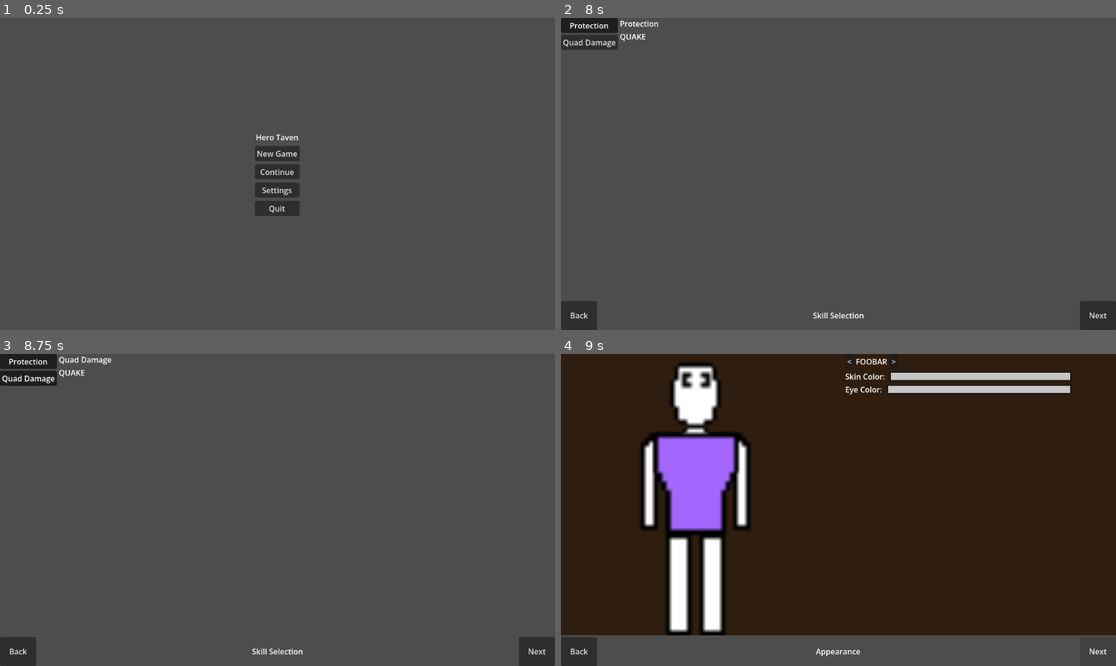
Above: before the commit, frames 1-4 (two rows, left to right).
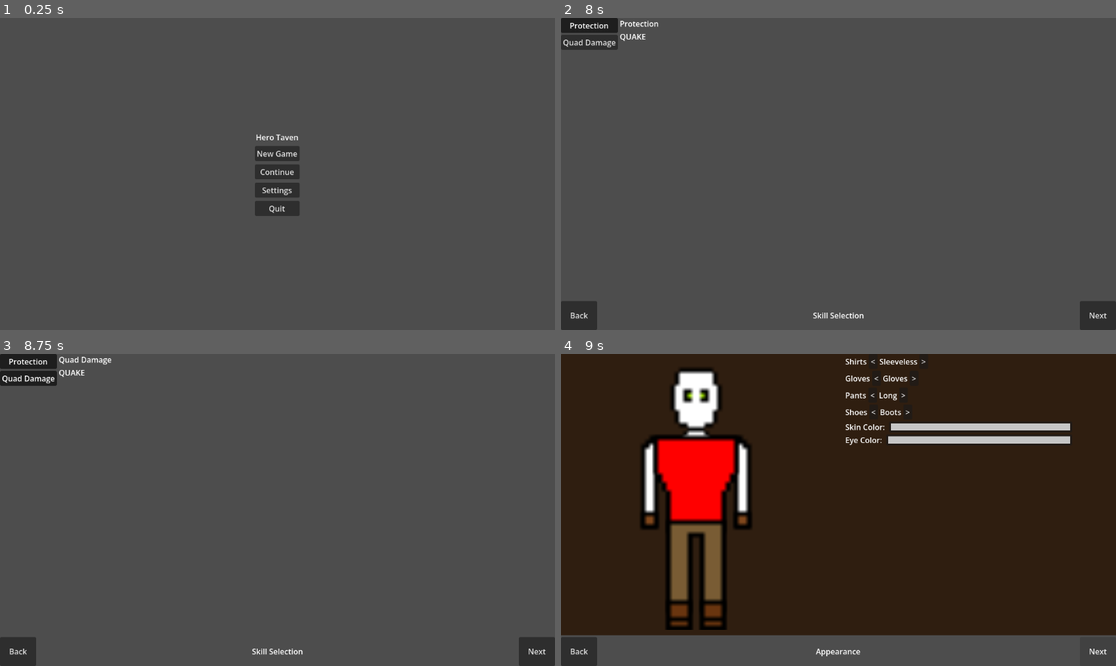
Above: after the commit, the same moments.

Repository: brysonomicon/HeroTavern
Game: Godot game, scene res://scenes/game.tscn
The game is run twice, just before and just after one commit, with the same random seed, the same clock (stepped at 60 frames per second) and the same inputs.
Inputs:
- Up to frame 1 (0.25 s): no input
- Up to frame 2 (8 s): click "New Game" at 0.5 s; click "Warrior" at 1.25 s; click "Next" at 2 s; click "Roll" at 2.75 s; click "Next" at 3.5 s; click "Protection" at 4.25 s; click "Quad Damage" at 5 s; click "Protection" at 5.75 s; click "Quad Damage" at 6.5 s; click "Protection" at 7.25 s
- Up to frame 3 (8.75 s): click "Quad Damage" at 8 s
- Up to frame 4 (9 s): click "Next" at 8.75 s

Frames 1-3 are identical in both runs. In frame 4, 12% of the frame differs, in the area x 14-92%, y 1-91%.
Error before the commit: Parse Error: Could not find type "CharacterSlot" in the current scope. (res://scenes/character_creator/appearance/character_texture_box.gd:29)

Commit message:
Update appearance scene to include all character parts

Diff:
--- a/scenes/character_creator/appearance/appearance.tscn
+++ b/scenes/character_creator/appearance/appearance.tscn
@@ -15,7 +15,7 @@
 preview = NodePath("HBoxContainer/CharacterPreviewMargin/CharacterPreview")
 skin_color_button = NodePath("HBoxContainer/SettingsMargin/Settings/SkinColorContainer/SkinColorButton")
 eye_color_button = NodePath("HBoxContainer/SettingsMargin/Settings/EyeColorContainer/EyeColorButton")
-selectors = [NodePath("HBoxContainer/SettingsMargin/Settings/ShirtSelector")]
+selectors = [null]
 metadata/_edit_use_anchors_ = true
 
 [node name="Background" type="ColorRect" parent="." unique_id=1119109850]
@@ -44,9 +44,15 @@
 layout_mode = 2
 size_flags_horizontal = 3
 
-[node name="CharacterPreview" parent="HBoxContainer/CharacterPreviewMargin" unique_id=730120283 instance=ExtResource("2_tidsw")]
+[node name="CharacterPreview" parent="HBoxContainer/CharacterPreviewMargin" unique_id=730120283 node_paths=PackedStringArray("parts") instance=ExtResource("2_tidsw")]
 layout_mode = 2
-size_flags_vertical = 3
+parts = {
+0: NodePath("eyes"),
+1: NodePath("gloves"),
+2: NodePath("pants"),
+3: NodePath("shirt"),
+4: NodePath("shoes")
+}
 
 [node name="SettingsMargin" type="MarginContainer" parent="HBoxContainer" unique_id=164996347]
 layout_mode = 2
@@ -56,10 +62,33 @@
 [node name="Settings" type="VBoxContainer" parent="HBoxContainer/SettingsMargin" unique_id=1862384656]
 layout_mode = 2
 
-[node name="ShirtSelector" parent="HBoxContainer/SettingsMargin/Settings" unique_id=498084214 instance=ExtResource("3_pq8ds")]
+[node name="ShirtSelector" parent="HBoxContainer/SettingsMargin/Settings" unique_id=1656794628 instance=ExtResource("3_pq8ds")]
 layout_mode = 2
 size_flags_horizontal = 0
 size_flags_vertical = 4
+directory = "res://components/characterParts/shirts/default"
+slot = 3
+
+[node name="GloveSelector" parent="HBoxContainer/SettingsMargin/Settings" unique_id=77263202 instance=ExtResource("3_pq8ds")]
+layout_mode = 2
+size_flags_horizontal = 0
+size_flags_vertical = 4
+directory = "res://components/characterParts/gloves/default"
+slot = 1
+
+[node name="PantsSelector" parent="HBoxContainer/SettingsMargin/Settings" unique_id=204144592 instance=ExtResource("3_pq8ds")]
+layout_mode = 2
+size_flags_horizontal = 0
+size_flags_vertical = 4
+directory = "res://components/characterParts/pants/default"
+slot = 2
+
+[node name="ShoeSelector" parent="HBoxContainer/SettingsMargin/Settings" unique_id=2144819055 instance=ExtResource("3_pq8ds")]
+layout_mode = 2
+size_flags_horizontal = 0
+size_flags_vertical = 4
+directory = "res://components/characterParts/shoes/default"
+slot = 4
 
 [node name="SkinColorContainer" type="HBoxContainer" parent="HBoxContainer/SettingsMargin/Settings" unique_id=1821524123]
 layout_mode = 2
@@ -89,6 +118,9 @@
 color = Color(0.7750634, 0.7750634, 0.7750634, 1)
 edit_alpha = false
 
-[connection signal="part_selected" from="HBoxContainer/SettingsMargin/Settings/ShirtSelector" to="HBoxContainer/CharacterPreviewMargin/CharacterPreview" method="_on_horizonal_selector_part_selected"]
+[connection signal="part_selected" from="HBoxContainer/SettingsMargin/Settings/ShirtSelector" to="HBoxContainer/CharacterPreviewMargin/CharacterPreview" method="_apply_part"]
+[connection signal="part_selected" from="HBoxContainer/SettingsMargin/Settings/GloveSelector" to="HBoxContainer/CharacterPreviewMargin/CharacterPreview" method="_apply_part"]
+[connection signal="part_selected" from="HBoxContainer/SettingsMargin/Settings/PantsSelector" to="HBoxContainer/CharacterPreviewMargin/CharacterPreview" method="_apply_part"]
+[connection signal="part_selected" from="HBoxContainer/SettingsMargin/Settings/ShoeSelector" to="HBoxContainer/CharacterPreviewMargin/CharacterPreview" method="_apply_part"]
 [connection signal="color_changed" from="HBoxContainer/SettingsMargin/Settings/SkinColorContainer/SkinColorButton" to="HBoxContainer/CharacterPreviewMargin/CharacterPreview" method="_on_skin_color_button_color_changed"]
 [connection signal="color_changed" from="HBoxContainer/SettingsMargin/Settings/EyeColorContainer/EyeColorButton" to="HBoxContainer/CharacterPreviewMargin/CharacterPreview" method="_on_eye_color_button_color_changed"]
--- a/scenes/character_creator/appearance/character_texture_box.gd
+++ b/scenes/character_creator/appearance/character_texture_box.gd
@@ -1,9 +1,10 @@
 class_name CharacterTextureBox
-extends TextureRect
+extends AspectRatioContainer
 
 @export var body: TextureRect
 @export var eyes: TextureRect
-@export var shirt: TextureRect
+
+@export var parts: Dictionary[Character.Slot, TextureRect]
 
 ## auto generated by connecting in the editor
 func _on_skin_color_button_color_changed(color: Color) -> void:
@@ -12,38 +13,19 @@
 func _on_eye_color_button_color_changed(color: Color) -> void:
 	eyes.self_modulate = color
 
-func _on_horizonal_selector_part_selected(part: CharacterPart) -> void:
-	if part == null:
-		return
-	var slot_node: TextureRect = _node_for(part.slot)
-	if slot_node == null:
-		return
+func display(character: Character) -> void:
+	body.self_modulate = character.skin_color
+	eyes.self_modulate = character.eye_color
+	for part in character.parts:
+		_apply_part(character.parts[part])
+
+func _apply_part(part: CharacterPart) -> void:
+	assert(part != null)
+	var slot_node: TextureRect = parts.get(part.slot)
+	assert(slot_node != null)
 	if part.texture == null:
 		slot_node.visible = false
 	else:
 		slot_node.visible = true
 		slot_node.texture = part.texture
 		slot_node.self_modulate = part.defaultColor
-
-## need to add part slots as they are created here
-func _node_for(slot: CharacterSlot.Slot) -> TextureRect:
-	match slot:
-		CharacterSlot.Slot.SHIRTS: return shirt
-		_: return null
-
-func display(character: Character) -> void:
-	body.self_modulate = character.skin_color
-	eyes.self_modulate = character.eye_color
-	for part in character.parts:
-		_apply_part(part)
-
-func _apply_part(part: CharacterPart) -> void:
-	if part == null:
-		return
-	var slot_node: TextureRect = _node_for(part.slot)
-	if slot_node == null:
-		slot_node.visible = false
-	else:
-		slot_node.visible = true
-		slot_node.texture = part.texture
-		slot_node.self_modulate = part.defaultColor
--- a/scenes/character_creator/appearance/character_texture_box.tscn
+++ b/scenes/character_creator/appearance/character_texture_box.tscn
@@ -4,43 +4,62 @@
 [ext_resource type="Texture2D" uid="uid://g737vqwh760p" path="res://assets/sprites/default/characterBase.png" id="2_en26s"]
 [ext_resource type="Texture2D" uid="uid://2y55s4iiq4vi" path="res://assets/sprites/default/eyes/Eyes.png" id="3_0vwoa"]
 [ext_resource type="Texture2D" uid="uid://du5hcxbxx42dc" path="res://assets/sprites/default/shirts/Sleeveless.png" id="4_oajq5"]
+[ext_resource type="Texture2D" uid="uid://cqhd3lhnj824b" path="res://assets/sprites/default/gloves/Gloves.png" id="5_oajq5"]
+[ext_resource type="Texture2D" uid="uid://rrvqr8wa8crl" path="res://assets/sprites/default/pants/Shorts.png" id="6_ha8u3"]
+[ext_resource type="Texture2D" uid="uid://jjfkfnyvqky7" path="res://assets/sprites/default/shoes/Boots.png" id="7_mge7j"]
 
-[node name="CharacterTextureBox" type="TextureRect" unique_id=730120283 node_paths=PackedStringArray("body", "eyes", "shirt")]
-stretch_mode = 5
+[node name="CharacterTextureBox" type="AspectRatioContainer" unique_id=407809347 node_paths=PackedStringArray("body", "eyes", "parts")]
+anchors_preset = 15
+anchor_right = 1.0
+anchor_bottom = 1.0
+offset_right = -736.0
+offset_bottom = -536.0
+grow_horizontal = 2
+grow_vertical = 2
+size_flags_horizontal = 3
+size_flags_vertical = 3
 script = ExtResource("1_k4088")
 body = NodePath("body")
 eyes = NodePath("eyes")
-shirt = NodePath("shirt")
+parts = {
+0: NodePath("eyes"),
+1: NodePath("gloves"),
+2: NodePath("pants"),
+3: NodePath("shirt"),
+4: NodePath("shoes")
+}
 
 [node name="body" type="TextureRect" parent="." unique_id=606544816]
-layout_mode = 1
-anchors_preset = 15
-anchor_right = 1.0
-anchor_bottom = 1.0
-grow_horizontal = 2
-grow_vertical = 2
-scale = Vector2(0.9956422, 1)
+layout_mode = 2
 texture = ExtResource("2_en26s")
+stretch_mode = 5
 
 [node name="eyes" type="TextureRect" parent="." unique_id=868051012]
-layout_mode = 1
-anchors_preset = 15
-anchor_right = 1.0
-anchor_bottom = 1.0
-offset_left = -32.0
-offset_top = -32.0
-offset_right = 32.0
-offset_bottom = 32.0
-grow_horizontal = 2
-grow_vertical = 2
+self_modulate = Color(0.64916617, 0.91333675, 0, 1)
+layout_mode = 2
 texture = ExtResource("3_0vwoa")
+stretch_mode = 5
 
 [node name="shirt" type="TextureRect" parent="." unique_id=387445343]
 self_modulate = Color(0.6398083, 0.4040043, 0.99522275, 1)
-layout_mode = 1
-anchors_preset = 15
-anchor_right = 1.0
-anchor_bottom = 1.0
-grow_horizontal = 2
-grow_vertical = 2
+layout_mode = 2
 texture = ExtResource("4_oajq5")
+stretch_mode = 5
+
+[node name="gloves" type="TextureRect" parent="." unique_id=255039787]
+self_modulate = Color(0.99995726, 0.22727287, 0.38367087, 1)
+layout_mode = 2
+texture = ExtResource("5_oajq5")
+stretch_mode = 5
+
+[node name="pants" type="TextureRect" parent="." unique_id=323238608]
+self_modulate = Color(0, 0, 1, 1)
+layout_mode = 2
+texture = ExtResource("6_ha8u3")
+stretch_mode = 5
+
+[node name="shoes" type="TextureRect" parent="." unique_id=1179269312]
+self_modulate = Color(0.72982365, 0.2813379, 0, 1)
+layout_mode = 2
+texture = ExtResource("7_mge7j")
+stretch_mode = 5
--- a/scenes/character_creator/appearance/composite_character_sprite.tscn
+++ b/scenes/character_creator/appearance/composite_character_sprite.tscn
@@ -1,8 +1,8 @@
 [gd_scene format=3 uid="uid://tlxip6ik6qa1"]
 
-[ext_resource type="Texture2D" uid="uid://ci57v5hxh4dnw" path="res://assets/sprites/default/defaultCharacter.png" id="1_qg3h7"]
-[ext_resource type="Texture2D" uid="uid://2y55s4iiq4vi" path="res://assets/sprites/default/eyes.png" id="2_csie0"]
-[ext_resource type="Texture2D" uid="uid://psd43axgxxiq" path="res://assets/sprites/default/Shirt.png" id="6_sdcpr"]
+[ext_resource type="Texture2D" uid="uid://g737vqwh760p" path="res://assets/sprites/default/characterBase.png" id="1_qg3h7"]
+[ext_resource type="Texture2D" uid="uid://2y55s4iiq4vi" path="res://assets/sprites/default/eyes/Eyes.png" id="2_csie0"]
+[ext_resource type="Texture2D" uid="uid://du5hcxbxx42dc" path="res://assets/sprites/default/shirts/Sleeveless.png" id="6_sdcpr"]
 
 [sub_resource type="Animation" id="Animation_1q6px"]
 resource_name = "Idle_Front"
--- a/scenes/ui/horizontal_selector.gd
+++ b/scenes/ui/horizontal_selector.gd
@@ -5,6 +5,8 @@
 
 @export_dir var directory:String
 
+@export var slot: Character.Slot
+@export var slotLabel: Label
 @export var leftButton: Button
 @export var rightButton: Button
 
@@ -15,6 +17,8 @@
 
 # Called when the node enters the scene tree for the first time.
 func _ready() -> void:
+	var slotText: String = Character.Slot.keys()[slot]
+	slotLabel.text = slotText.to_snake_case().capitalize()
 	var dir: DirAccess = DirAccess.open(directory)
 
 	# If we get an invalid folder; return.
@@ -33,13 +37,15 @@
 		file = dir.get_next()
 
 	if items.is_empty():
+		#TODO: Throw exception?
 		return
 
 	# After we populate the array, set the label using the display name
-	label.text = items[index].displayName
+	_apply()
 
-##
 func current() -> CharacterPart:
+	#CB ?: Should we not check for null? I feel like we should throw exception
+	# If items.is_empty during the _ready function.
 	return null if items.is_empty() else items[index]
 
 func next_item():
@@ -57,7 +63,5 @@
 	_apply()
 
 func _apply() -> void:
-	if items.size() == 1:
-		return
-	label.text = items[index].displayName
+	label.text = items[index].displayName.capitalize()
 	part_selected.emit(items[index])
--- a/scenes/ui/horizontal_selector.tscn
+++ b/scenes/ui/horizontal_selector.tscn
@@ -2,26 +2,32 @@
 
 [ext_resource type="Script" uid="uid://b3p5t3s2hoiwo" path="res://scenes/ui/horizontal_selector.gd" id="1_n5sjo"]
 
-[node name="HorizonalSelector" type="HBoxContainer" unique_id=498084214 node_paths=PackedStringArray("leftButton", "rightButton", "label")]
+[node name="HorizonalSelector" type="HBoxContainer" unique_id=498084214 node_paths=PackedStringArray("slotLabel", "leftButton", "rightButton", "label")]
 anchors_preset = 4
 anchor_top = 0.5
 anchor_bottom = 0.5
-offset_top = -324.0
-offset_right = 110.0
-offset_bottom = -293.0
+offset_top = -300.0
+offset_right = 180.0
+offset_bottom = -269.0
 grow_vertical = 2
 script = ExtResource("1_n5sjo")
 directory = "res://assets/characterParts/Tops/Defaults"
-category = "Shirt"
+slotLabel = NodePath("SlotLabel")
 leftButton = NodePath("ButtonPrevious")
 rightButton = NodePath("ButtonNext")
-label = NodePath("Label")
+label = NodePath("PartLabel")
+
+[node name="SlotLabel" type="Label" parent="." unique_id=284808098]
+layout_mode = 2
+text = "FOOBAR"
+horizontal_alignment = 1
+vertical_alignment = 1
 
 [node name="ButtonPrevious" type="Button" parent="." unique_id=1117632620]
 layout_mode = 2
 text = "<"
 
-[node name="Label" type="Label" parent="." unique_id=1786217073]
+[node name="PartLabel" type="Label" parent="." unique_id=1786217073]
 layout_mode = 2
 text = "FOOBAR"
 horizontal_alignment = 1
